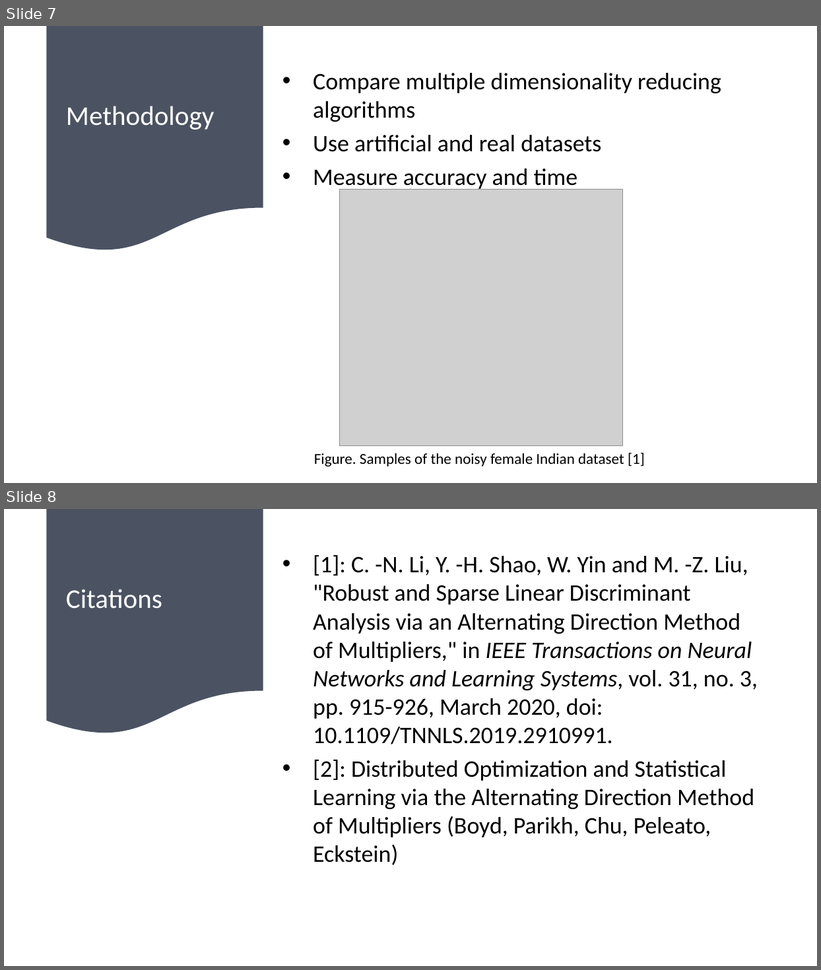
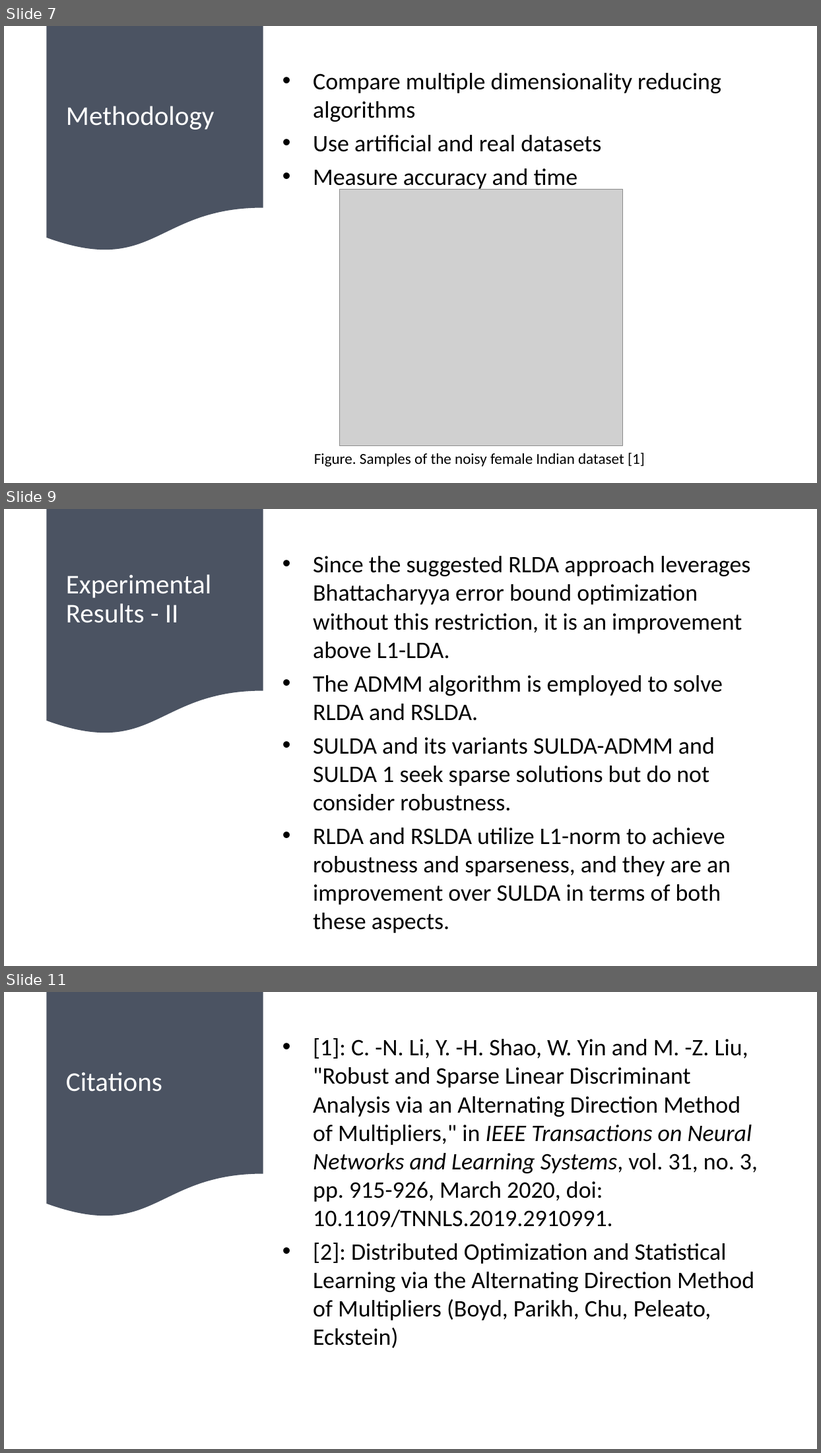
Before and after one commit to satyam04sharma/CECS-550---Survey-Paper, a slide deck: LDA Presentation CECS 550.pptx. Shown one above the other, each under a label of ours: slides 7 and 8 before the commit, slides 7, 9 and 11 after it; the slides between them are not shown. The pictures are 821x970 and 821x1453 pixels, drawn with LibreOffice and Linux fonts; fonts in the diff are those of the drawing; grey boxes stand for pictures. Boxes give left, top, right and bottom in pixels: in the first picture for what was removed or moved away, otherwise in the second. Text is boxed around its words. In the diff, an @@ line names an element or a change of style, - is before the commit and + after.

Commit message:
Added the slides

```diff
--- a/LDA Presentation CECS 550.pptx
+++ b/LDA Presentation CECS 550.pptx
@@ slide 9 added at [4, 509, 817, 966], background #FFFFFF @@
@@ flow chart document added at [47, 509, 263, 736], fill #4B5362 @@
@@ text added at [313, 556, 750, 933], 28 pt, text #000000 @@
+• Since the suggested RLDA approach leverages Bhattacharyya error bound optimization without this restriction, it is an improvement above L1-LDA.
+• The ADMM algorithm is employed to solve RLDA and RSLDA.
+• SULDA and its variants SULDA-ADMM and SULDA 1 seek sparse solutions but do not consider robustness.
+• RLDA and RSLDA utilize L1-norm to achieve robustness and sparseness, and they are an improvement over SULDA in terms of both these aspects.
@@ title added at [66, 574, 211, 623], 32 pt, text #FFFFFF @@
+Experimental Results - II
@@ what was slide 8 is now slide 11 @@
```
Also in this commit, not shown: 2 slides changed, 2 other slides added, 7 slides removed.
